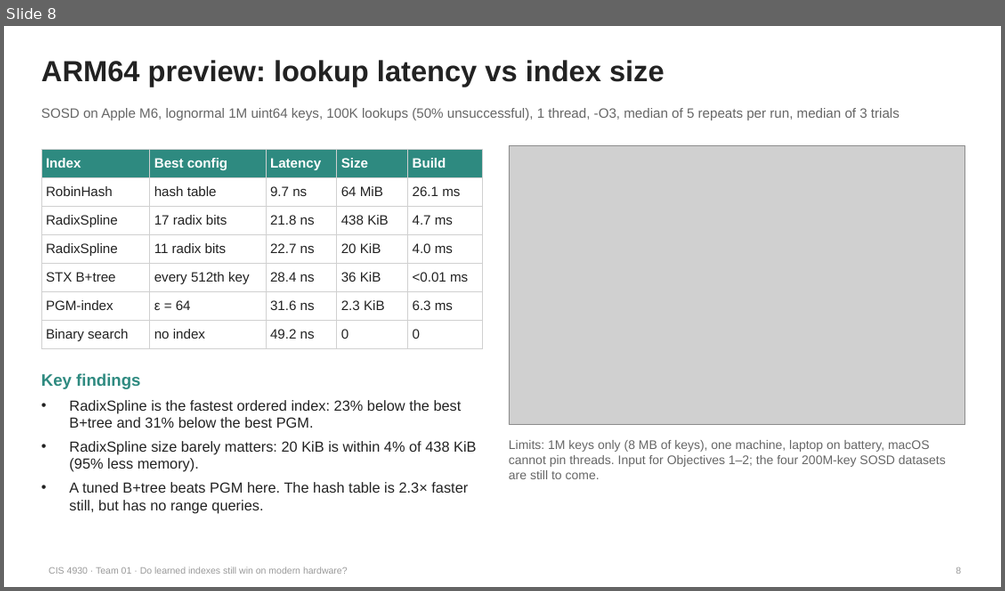
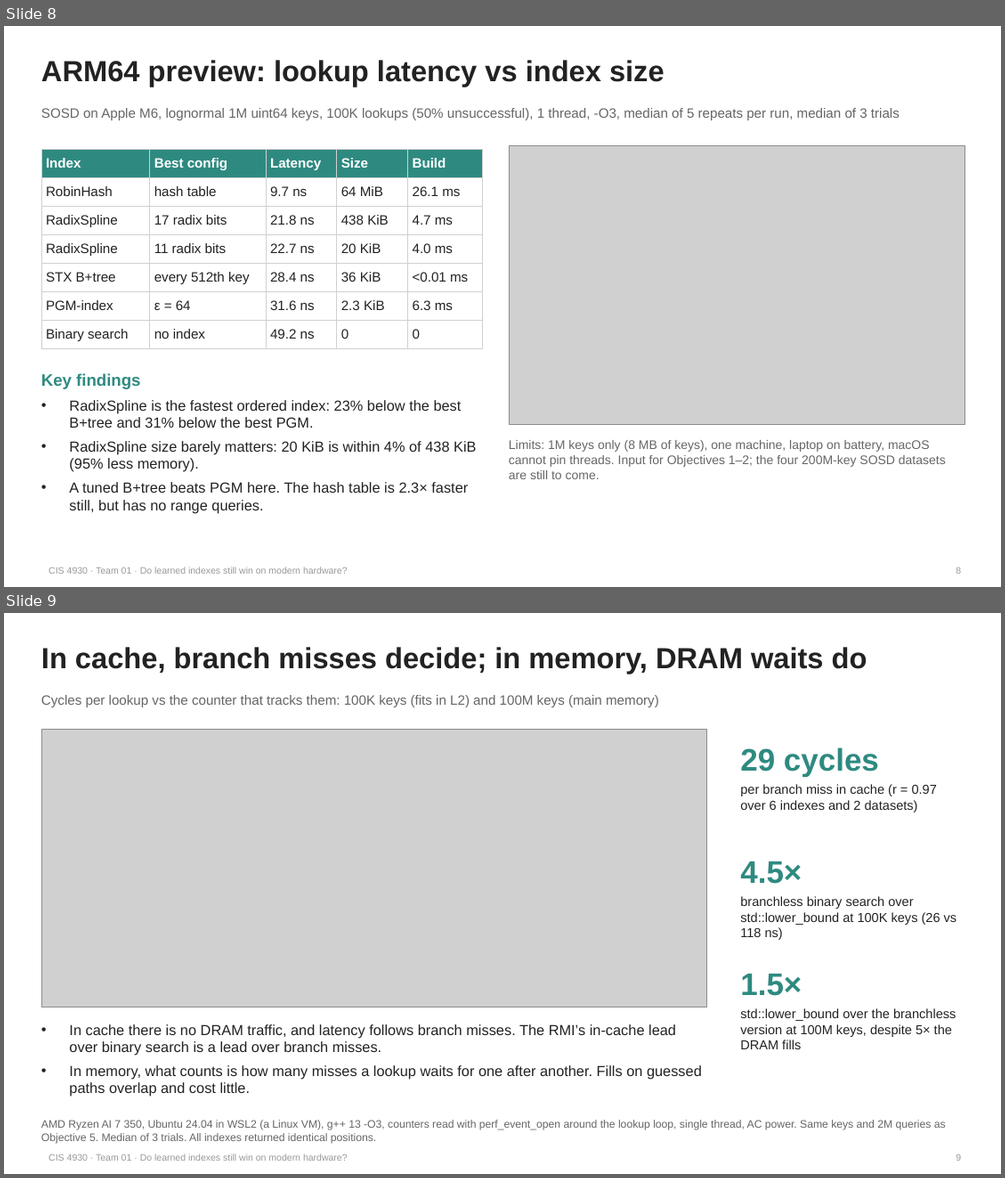
Before and after one commit to khangpt2k6/CIS4930, a slide deck: slides/final_presentation.pptx. Shown one above the other, each under a label of ours: slide 8 before the commit, slides 8 and 9 after it. The pictures are 1005x591 and 1005x1178 pixels, drawn with LibreOffice and Linux fonts; fonts in the diff are those of the drawing; grey boxes stand for pictures. Boxes give left, top, right and bottom in pixels: in the first picture for what was removed or moved away, otherwise in the second. Text is boxed around its words. In the diff, an @@ line names an element or a change of style, - is before the commit and + after.

Commit message:
add wp3 perf counters run + objective 3 in report and slides

```diff
--- a/slides/final_presentation.pptx
+++ b/slides/final_presentation.pptx
@@ slide 9 added at (4,613,1001,1174), background #FFFFFF; not listed: 1 template element that a slide beside it also shows @@
@@ title added at (41,647,867,674), 28 pt, text #222222, bold @@
+In cache, branch misses decide; in memory, DRAM waits do
@@ text added at (41,695,659,707), 13 pt, text #666666 @@
+Cycles per lookup vs the counter that tracks them: 100K keys (fits in L2) and 100M keys (main memory)
@@ picture added at (41,729,707,1007) @@
@@ text added at (740,747,879,777), 30 pt, text #2E8A80, bold @@
+29 cycles
@@ text added at (740,784,937,812), 12.5 pt, text #222222 @@
+per branch miss in cache (r = 0.97 over 6 indexes and 2 datasets)
@@ text added at (740,861,801,884), 30 pt, text #2E8A80, bold @@
+4.5×
@@ text added at (740,896,957,940), 12.5 pt, text #222222 @@
+branchless binary search over std::lower_bound at 100K keys (26 vs 118 ns)
@@ text added at (740,973,801,996), 30 pt, text #2E8A80, bold @@
+1.5×
@@ text added at (740,1008,955,1049), 12.5 pt, text #222222 @@
+std::lower_bound over the branchless version at 100M keys, despite 5× the DRAM fills
@@ text added at (69,1024,702,1096), 14 pt, text #222222 @@
+• In cache there is no DRAM traffic, and latency follows branch misses. The RMI’s in-cache lead over binary search is a lead over branch misses.
+• In memory, what counts is how many misses a lookup waits for one after another. Fills on guessed paths overlap and cost little.
@@ text added at (41,1119,946,1143), 10.5 pt, text #666666 @@
+AMD Ryzen AI 7 350, Ubuntu 24.04 in WSL2 (a Linux VM), g++ 13 -O3, counters read with perf_event_open around the lookup loop, single thread, AC power. Same keys and 2M queries as Objective 5. Median of 3 trials. All indexes returned identical positions.
@@ page number added at (955,1154,961,1160), 9 pt, text #999999 @@
+9
```
Also in this commit, not shown: 1 slide changed, 1 other slide added, 2 slides removed, 30 other files.
